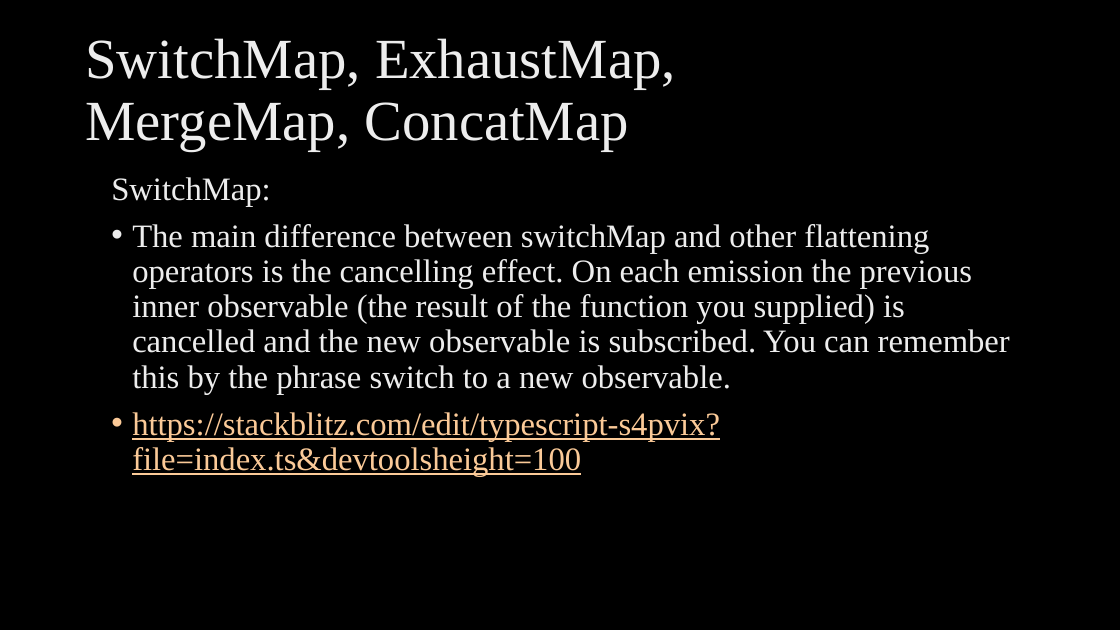
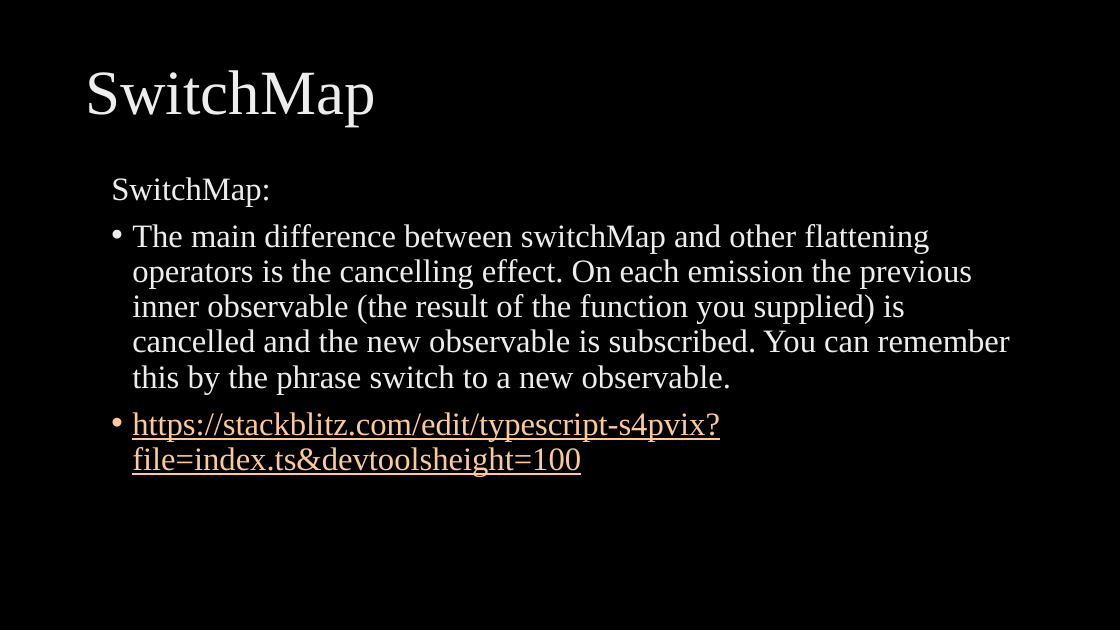
Before and after one commit to ngohungphuc/Presentation, a slide deck: slide 6 of RXJS Make it easy/RXJS Make it easy.pptx. Drawn at 1120x630 pixels with LibreOffice and Linux fonts; fonts in the diff are those of the drawing; background and template pictures are left out. Boxes give left, top, right and bottom in pixels: in the first picture for what was removed or moved away, otherwise in the second. Text is boxed around its words. In the diff, an @@ line names an element or a change of style, - is before the commit and + after.

Commit message:
update

```diff
--- a/RXJS Make it easy/RXJS Make it easy.pptx
+++ b/RXJS Make it easy/RXJS Make it easy.pptx
@@ title at [85, 70, 375, 127]: text changed; size 48.6 to 54 pt @@
-SwitchMap, ExhaustMap,
-MergeMap, ConcatMap
+SwitchMap
```
Also in this commit, not shown: 3 slides added.
